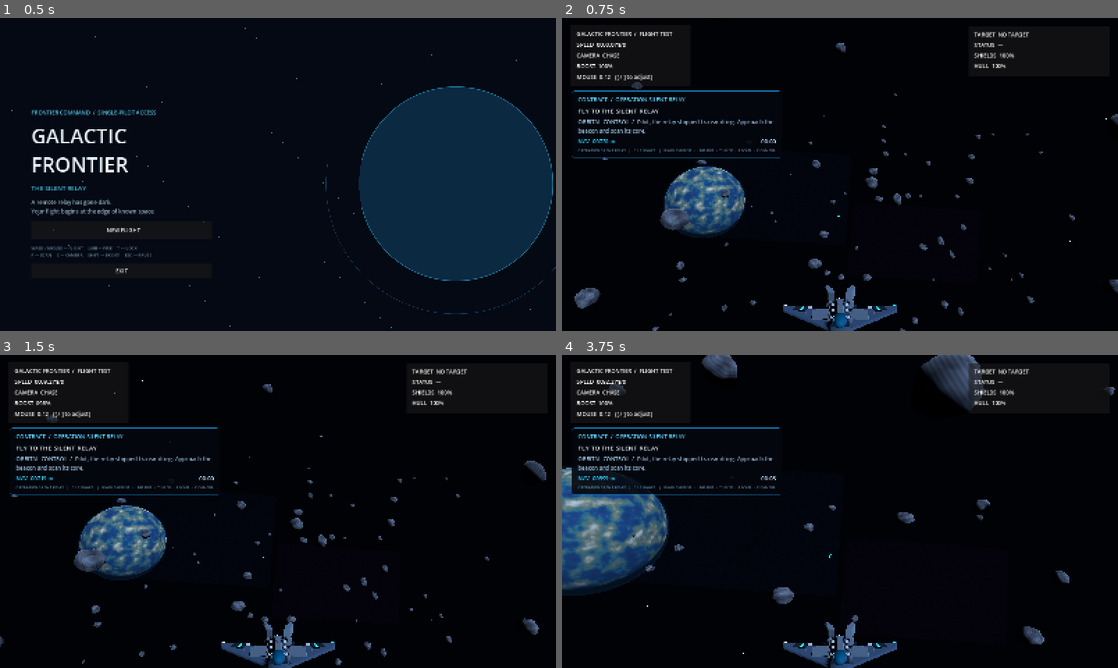
Above: before the commit, frames 1-4 (two rows, left to right).
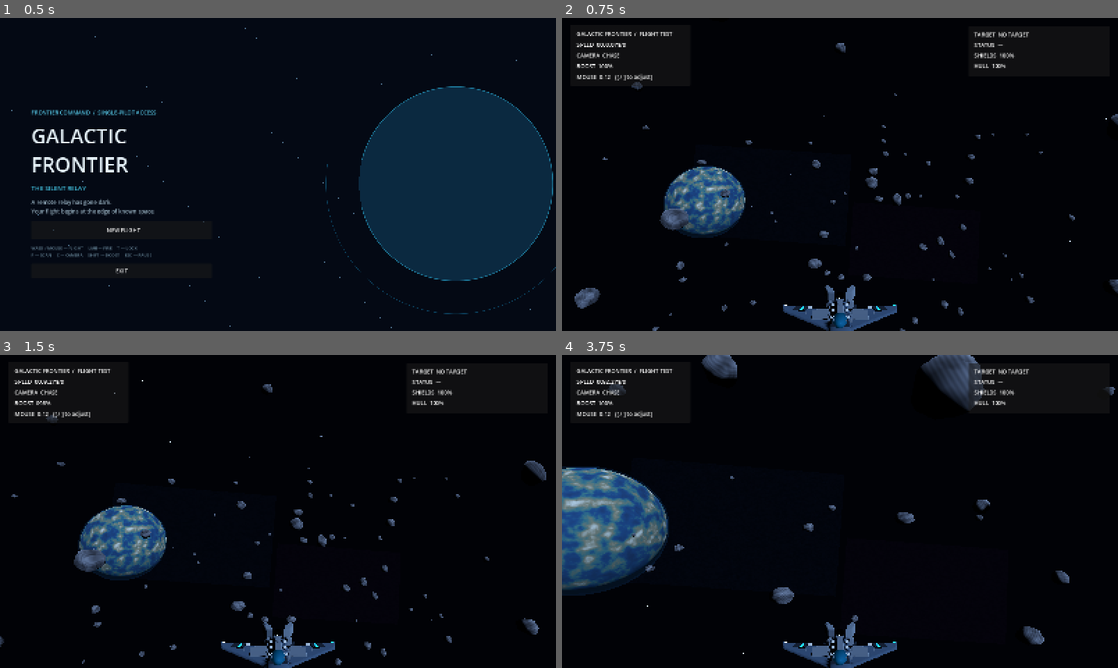
Above: after the commit, the same moments.

Repository: valdissor1990-ui/GALACTIC-FRONTIER
Game: Godot game, scene res://scenes/bootstrap/main.tscn
Same seed, same stepped clock (60 frames per second), same inputs: the game is played once before the commit and once after it.
Inputs (mouse positions are in pixels of both pictures, inside the frame that each line leads up to):
- Up to frame 1 (0.5 s): no input
- Up to frame 2 (0.75 s): click "NEW FLIGHT" at 0.5 s
- Up to frame 3 (1.5 s): tap Enter at 1.25 s; move the mouse to (305, 511) at 1.27 s; hold W (move_forward) from 1.28 s (still down); hold Shift (boost) from 1.28 s (still down)
- Up to frame 4 (3.75 s): keep holding W (move_forward); move the mouse to (812, 511) at 2.02 s; release Shift (boost) at 2.03 s; click (812, 511) at 2.1 s; move the mouse to (851, 505) at 2.77 s; hold F (scan) 2.78-3.53 s; move the mouse to (834, 517) at 3.52 s; tap Y (target_clear) at 3.6 s

Frame 1 is identical in both runs. In frame 2, 1.4% of the frame differs, in the area x 1-50%, y 23-64%; in frame 3, 1.4%; in frame 4, 2.1%, in the area x 1-49%, y 23-65%.
Error after the commit: Parse Error: Preload file "res://scripts/ui/target_marker.gd" does not exist. (res://scripts/demo/demo_mission_director.gd:6)

Commit message:
Integrate objective marker with mission HUD

Diff:
--- a/scripts/demo/demo_mission_director.gd
+++ b/scripts/demo/demo_mission_director.gd
@@ -3,6 +3,7 @@
 ## Uses the real player flight controller, combat projectiles, enemy AI and damage model.
 
 const ENEMY_SCENE: PackedScene = preload("res://scenes/combat/enemy_fighter_visual.tscn")
+const TARGET_MARKER_SCRIPT: Script = preload("res://scripts/ui/target_marker.gd")
 const RELAY_POSITION := Vector3(0.0, 18.0, -720.0)
 const WRECK_POSITION := Vector3(210.0, -28.0, -1420.0)
 const HOME_POSITION := Vector3(0.0, 0.0, 90.0)
@@ -28,6 +29,7 @@
 var _distance_label: Label
 var _timer_label: Label
 var _progress_label: Label
+var _target_marker: Control
 var _rng := RandomNumberGenerator.new()
 var enemies_destroyed: int = 0
 var _result_shown: bool = false
@@ -214,6 +216,11 @@
 	layer.name = "MissionHUD"
 	layer.layer = 8
 	world.add_child(layer)
+	_target_marker = Control.new()
+	_target_marker.name = "ObjectiveMarker"
+	_target_marker.set_script(TARGET_MARKER_SCRIPT)
+	layer.add_child(_target_marker)
+	_target_marker.call("set_target", _beacon)
 	var panel := PanelContainer.new()
 	panel.position = Vector2(28, 210)
 	panel.custom_minimum_size = Vector2(560, 156)
@@ -305,6 +312,8 @@
 	if is_instance_valid(_beacon):
 		_beacon.queue_free()
 	_build_navigation_beacon(position, tint)
+	if is_instance_valid(_target_marker):
+		_target_marker.call("set_target", _beacon)
 
 
 func _build_station() -> void:
